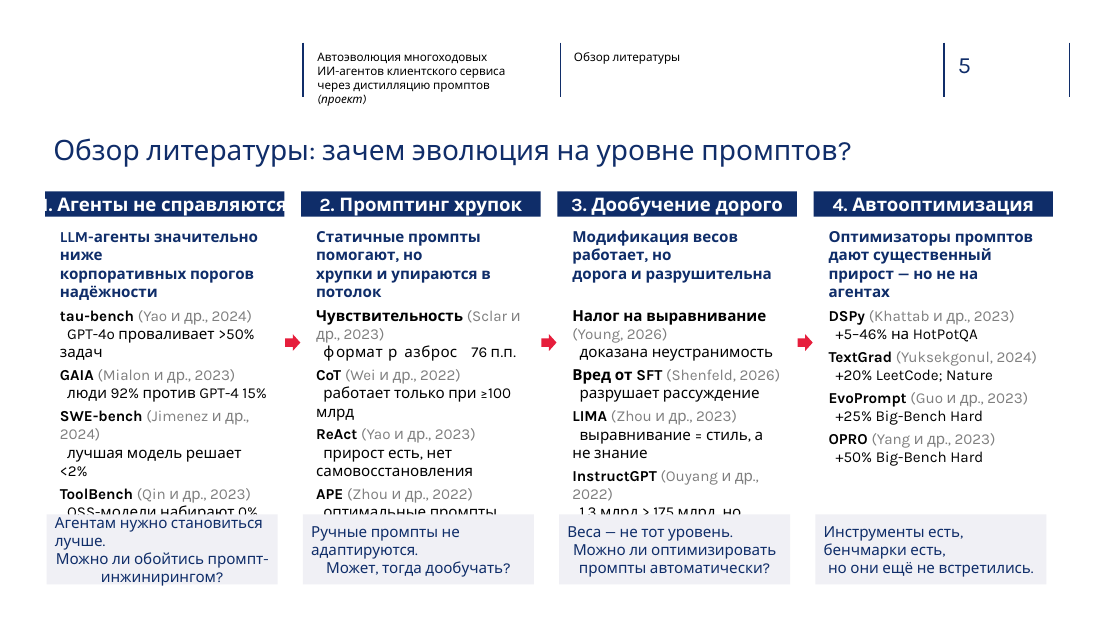
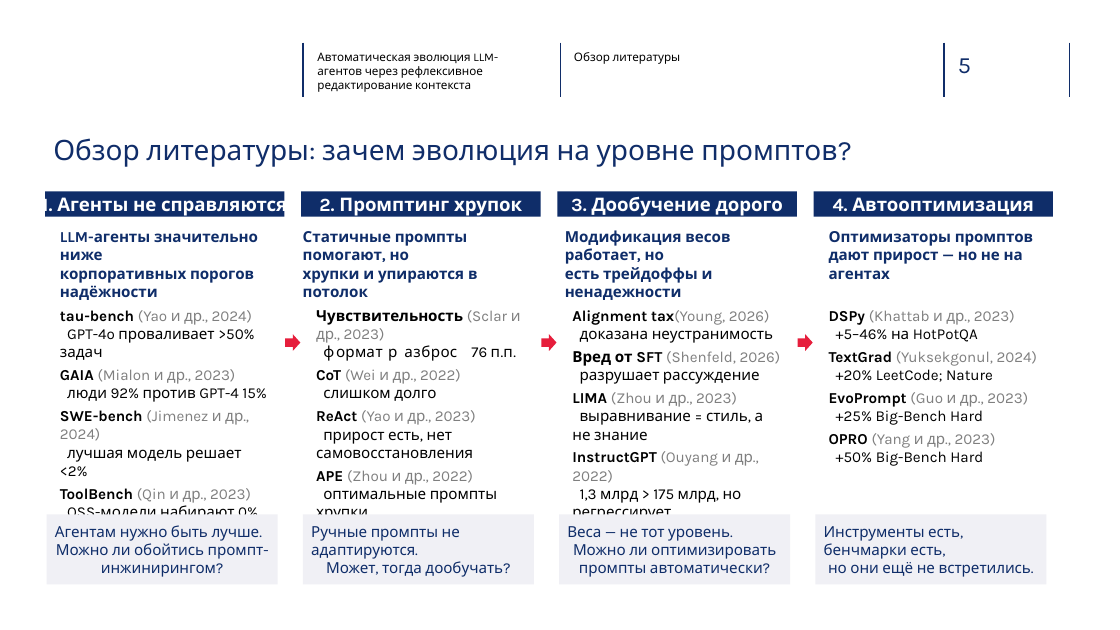
Before and after one commit to glebdementev/tau-evo, a slide deck: slide 5 of slides/defense_ru.pptx (slide 6 before the commit). Drawn at 1120x630 pixels with LibreOffice and Linux fonts; fonts in the diff are those of the drawing; background and template pictures are left out. Boxes give left, top, right and bottom in pixels: in the first picture for what was removed or moved away, otherwise in the second. Text is boxed around its words. In the diff, an @@ line names an element or a change of style, - is before the commit and + after.

```diff
--- a/slides/defense_ru.pptx
+++ b/slides/defense_ru.pptx
@@ text at bbox=[317, 52, 498, 92]: text changed @@
-Автоэволюция многоходовых
-ИИ-агентов клиентского сервиса через дистилляцию промптов (проект)
+Автоматическая эволюция LLM-агентов через рефлексивное редактирование контекста
@@ text "Статичные промпты помогают, но хрупки ...": place and size @@
-text "Статичные промпты помогают, но хрупки ..." at bbox=[316, 231, 491, 297]
+text "Статичные промпты помогают, но хрупки ..." at bbox=[303, 231, 478, 297]
@@ text at bbox=[565, 230, 730, 300]: text changed @@
-Модификация весов работает, но
-дорога и разрушительна
+Модификация весов работает, но
+есть трейдоффы и ненадежности
@@ text at bbox=[829, 231, 1033, 279]: text changed @@
-Оптимизаторы промптов дают существенный
-прирост — но не на агентах
+Оптимизаторы промптов дают прирост — но не на агентах
@@ text at bbox=[572, 310, 770, 325]: text changed @@
-Налог на выравнивание (Young, 2026)
+Alignment tax(Young, 2026)
@@ text at bbox=[323, 389, 436, 401]: text changed @@
-работает только при ≥100 млрд
+слишком долго
@@ text in rounded rectangle at bbox=[55, 525, 264, 577]: text changed @@
-Агентам нужно становиться лучше.
-Можно ли обойтись промпт-инжинирингом?
+Агентам нужно быть лучше.
+Можно ли обойтись промпт-инжинирингом?
```
Also in this commit, not shown: 12 other slides changed, 2 slides added, 3 slides removed, 2 other files.
